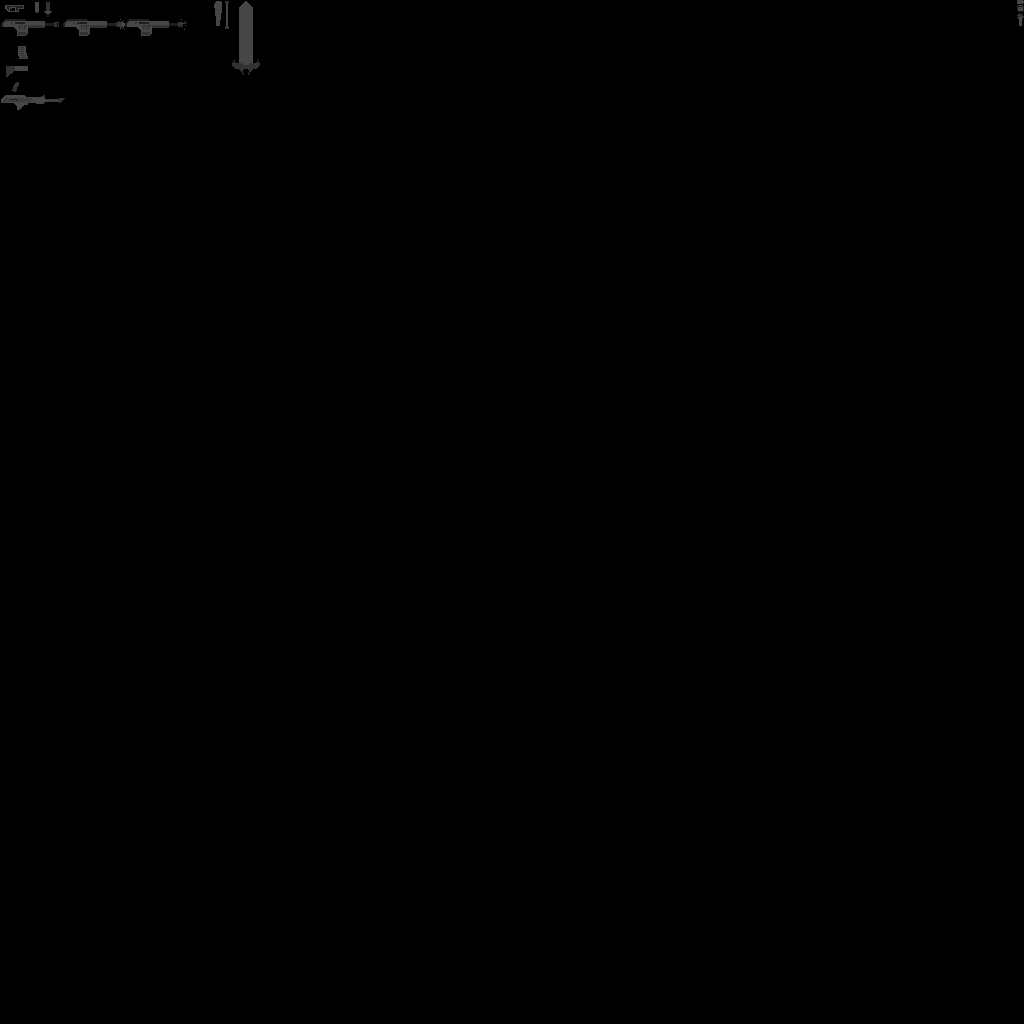
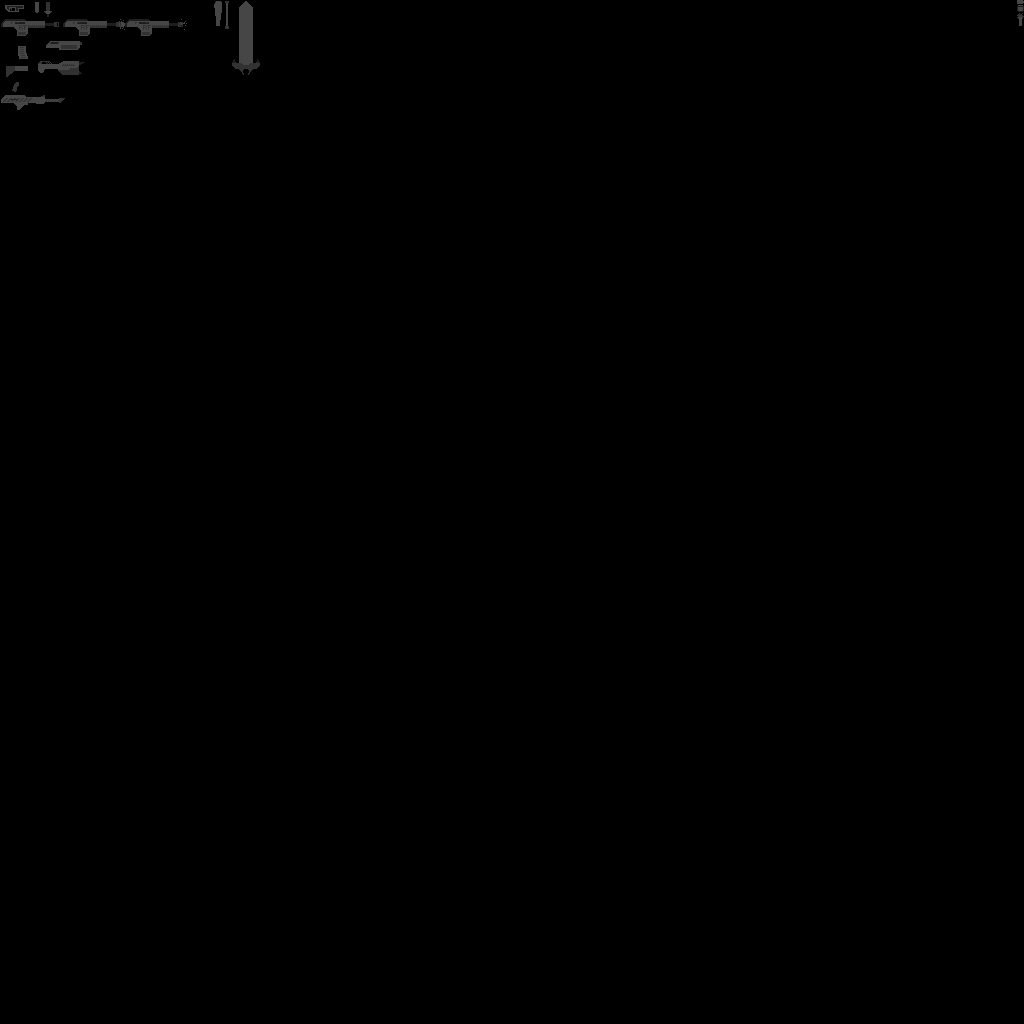
Layered file, before and after one edit (1024 x 1024). Changes by layer:
painted on "Guns Alpha" over [38, 41, 85, 75]
